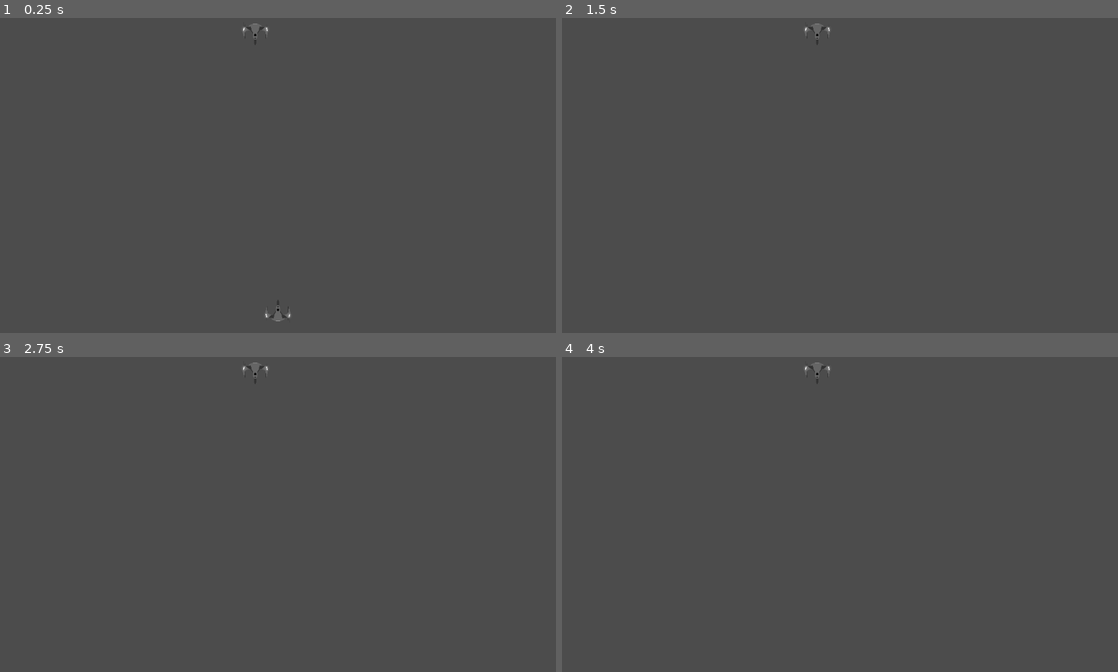
Above: before the commit, frames 1-4 (two rows, left to right).
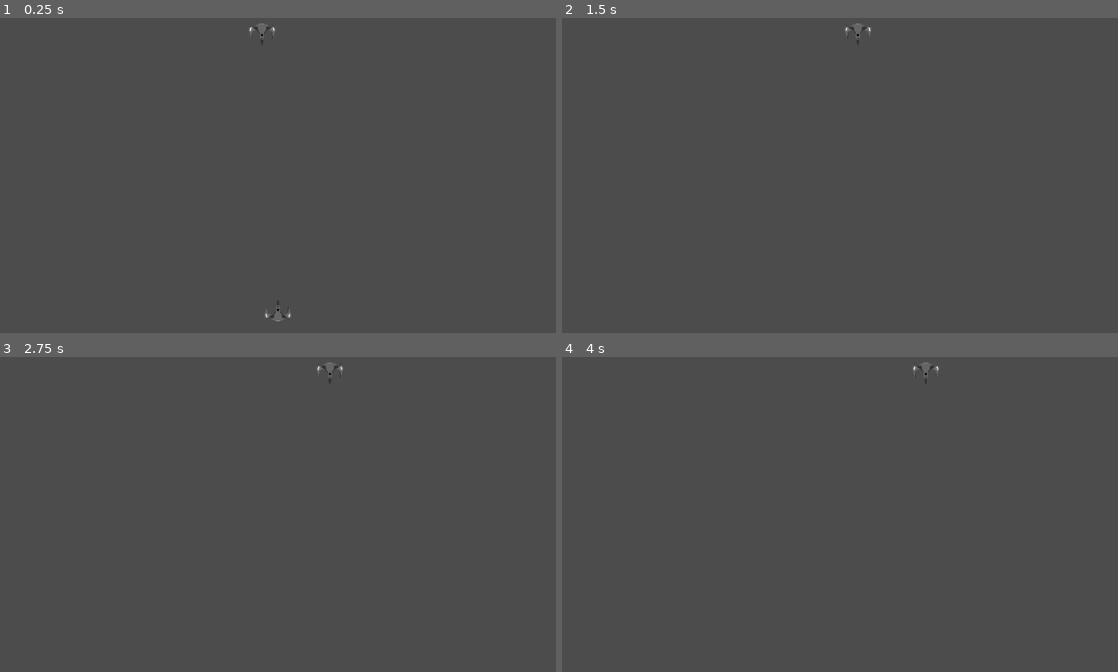
Above: after the commit, the same moments.

Repository: bstyn/SpaceShooter
Game: Godot game, scene res://src/nodes/MainScene.tscn
Two runs of this game, one before a commit and one after it. Both use one fixed random seed, a clock stepped at 60 frames per second and the inputs below.
Inputs (mouse positions are in pixels of both pictures, inside the frame that each line leads up to):
- Up to frame 1 (0.25 s): no input
- Up to frame 2 (1.5 s): tap Enter at 0.5, 1.35 s; move the mouse to (962, 153) at 0.52 s; hold D (move_right) 0.53-1.28 s; hold Space (shoot) 0.53-1.28 s; click (962, 153) at 0.67 s; move the mouse to (728, 188) at 1.27 s; hold S (move_down) from 1.28 s (still down)
- Up to frame 3 (2.75 s): tap Space (shoot) at 2 s; move the mouse to (333, 438) at 2.02 s; release S (move_down) at 2.03 s; hold D (move_right) from 2.03 s (still down); hold Space (shoot) from 2.03 s (still down)
- Up to frame 4 (4 s): move the mouse to (812, 574) at 2.77 s; release D (move_right) at 2.78 s; release Space (shoot) at 2.78 s; hold W (move_up) 2.78-3.53 s; tap Enter at 2.85 s; click (812, 574) at 2.92 s; move the mouse to (1006, 558) at 3.52 s; hold A (move_left) from 3.53 s (still down); hold Space (shoot) from 3.53 s (still down)

The runs differ from the first frame. In frame 1, 0.1% of the frame differs, in the area x 43-50%, y 1-9%; in frame 2, 0.2%; in frame 3, 0.2%; in frame 4, 0.2%, in the area x 43-68%, y 1-9%.

Commit message:
Added enemy spawn and movement script

Diff:
--- a/Project_Interceptor/src/nodes/Enemy_spaceship.tscn
+++ b/Project_Interceptor/src/nodes/Enemy_spaceship.tscn
@@ -1,9 +1,12 @@
-[gd_scene load_steps=2 format=2]
+[gd_scene load_steps=3 format=2]
 
 [ext_resource path="res://src/assets/sprites/pngkey.com-nasa-spaceship-png-3220715.png" type="Texture" id=1]
+[ext_resource path="res://src/scripts/enemy/Movement.gd" type="Script" id=2]
 
 [node name="Enemy_spaceship" type="KinematicBody2D"]
+rotation = 3.14159
 collision_layer = 2
+script = ExtResource( 2 )
 
 [node name="Pngkeycom-nasa-spaceship-png-3220715" type="Sprite" parent="."]
 position = Vector2( -0.25, 0 )
--- a/Project_Interceptor/src/nodes/MainScene.tscn
+++ b/Project_Interceptor/src/nodes/MainScene.tscn
@@ -1,17 +1,24 @@
-[gd_scene load_steps=4 format=2]
+[gd_scene load_steps=5 format=2]
 
 [ext_resource path="res://src/nodes/Player_spaceship.tscn" type="PackedScene" id=1]
 [ext_resource path="res://src/nodes/Enemy_spaceship.tscn" type="PackedScene" id=2]
 [ext_resource path="res://src/nodes/Player_area.tscn" type="PackedScene" id=3]
+[ext_resource path="res://src/scripts/enemy/Spawn.gd" type="Script" id=5]
 
 [node name="MainScene" type="Node2D"]
+script = ExtResource( 5 )
 
 [node name="Enemy_spaceship" parent="." instance=ExtResource( 2 )]
 position = Vector2( 470, 48 )
-rotation = 3.14159
 
 [node name="Player_spaceship" parent="." instance=ExtResource( 1 )]
 position = Vector2( 512, 560 )
 
 [node name="Player_area" parent="." instance=ExtResource( 3 )]
 position = Vector2( 0, 408 )
+
+[node name="EnemyTimer" type="Timer" parent="."]
+wait_time = 5.0
+autostart = true
+
+[connection signal="timeout" from="EnemyTimer" to="." method="_on_EnemyTimer_timeout"]
--- /dev/null
+++ b/Project_Interceptor/src/scripts/enemy/Movement.gd
@@ -0,0 +1,11 @@
+extends KinematicBody2D
+
+export (int) var speed = 50
+var velocity = Vector2()
+
+func _ready():
+	pass
+
+func _physics_process(_delta: float) -> void:
+	velocity.x += 1
+	velocity = move_and_slide(velocity.normalized() * speed)
--- /dev/null
+++ b/Project_Interceptor/src/scripts/enemy/Spawn.gd
@@ -0,0 +1,9 @@
+extends Node
+
+var enemy = preload ("res://src/nodes/Enemy_spaceship.tscn")
+var position = Vector2(-50.0,48.0)
+
+func _on_EnemyTimer_timeout():
+	var e = enemy.instance()
+	e.position = position
+	add_child(e)
